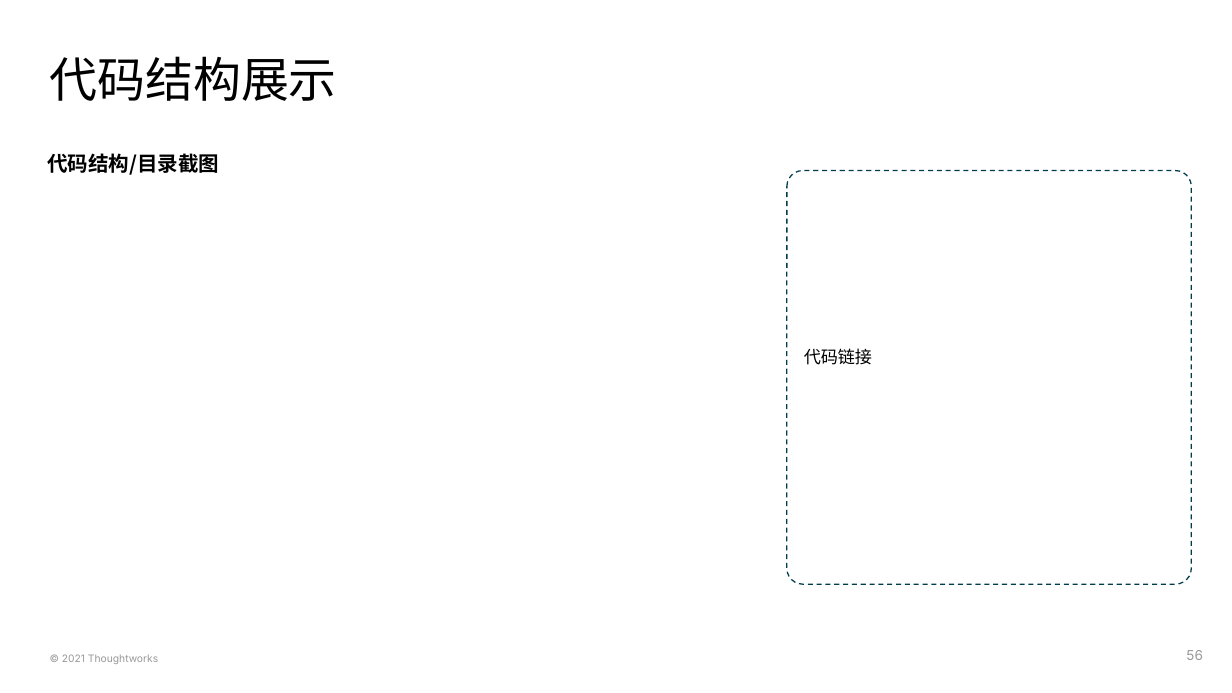
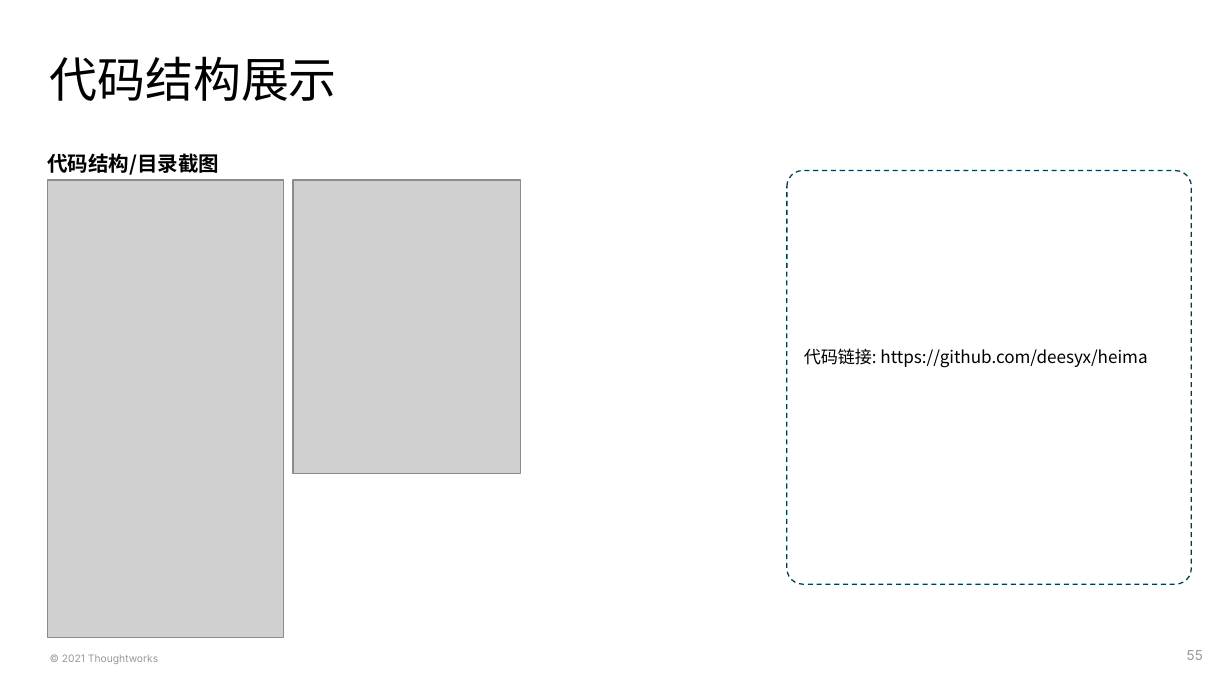
Before and after one commit to deesyx/heima, a slide deck: slide 55 of doc/PS4 黑马考核-项目On-boarding模板-胡炫光.pptx (slide 56 before the commit). Drawn at 1232x693 pixels with LibreOffice and Linux fonts; fonts in the diff are those of the drawing; grey boxes stand for pictures. Boxes give left, top, right and bottom in pixels: in the first picture for what was removed or moved away, otherwise in the second. Text is boxed around its words. In the diff, an @@ line names an element or a change of style, - is before the commit and + after.

```diff
--- a/doc/PS4 黑马考核-项目On-boarding模板-胡炫光.pptx
+++ b/doc/PS4 黑马考核-项目On-boarding模板-胡炫光.pptx
@@ picture added at <box>47,180,283,638</box> @@
@@ picture added at <box>293,180,521,473</box> @@
@@ text in rounded rectangle at <box>804,348,1147,368</box>: text changed @@
-代码链接
+代码链接: https://github.com/deesyx/heima
```
Also in this commit, not shown: 14 other slides changed, 1 slide removed, 17 other files.
